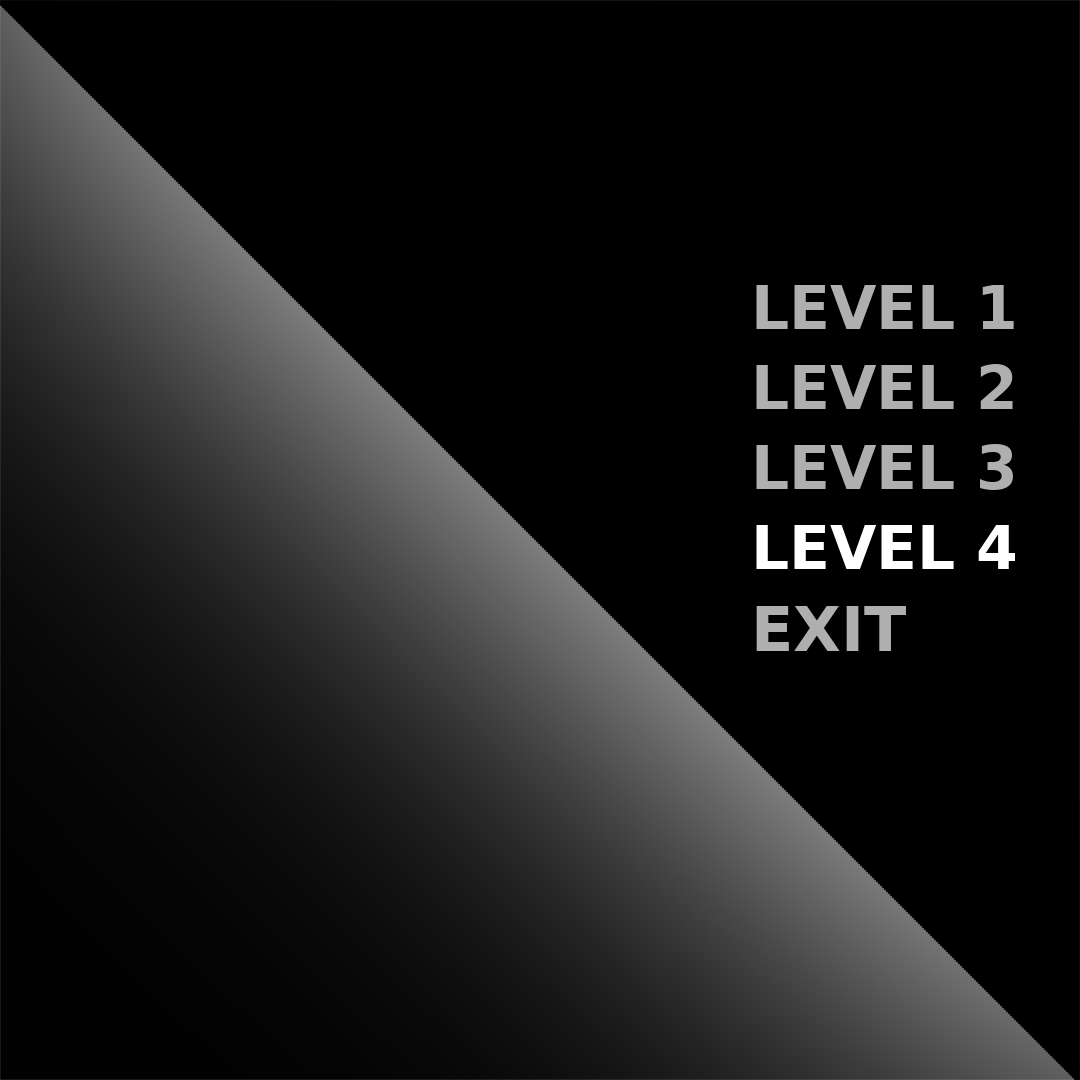
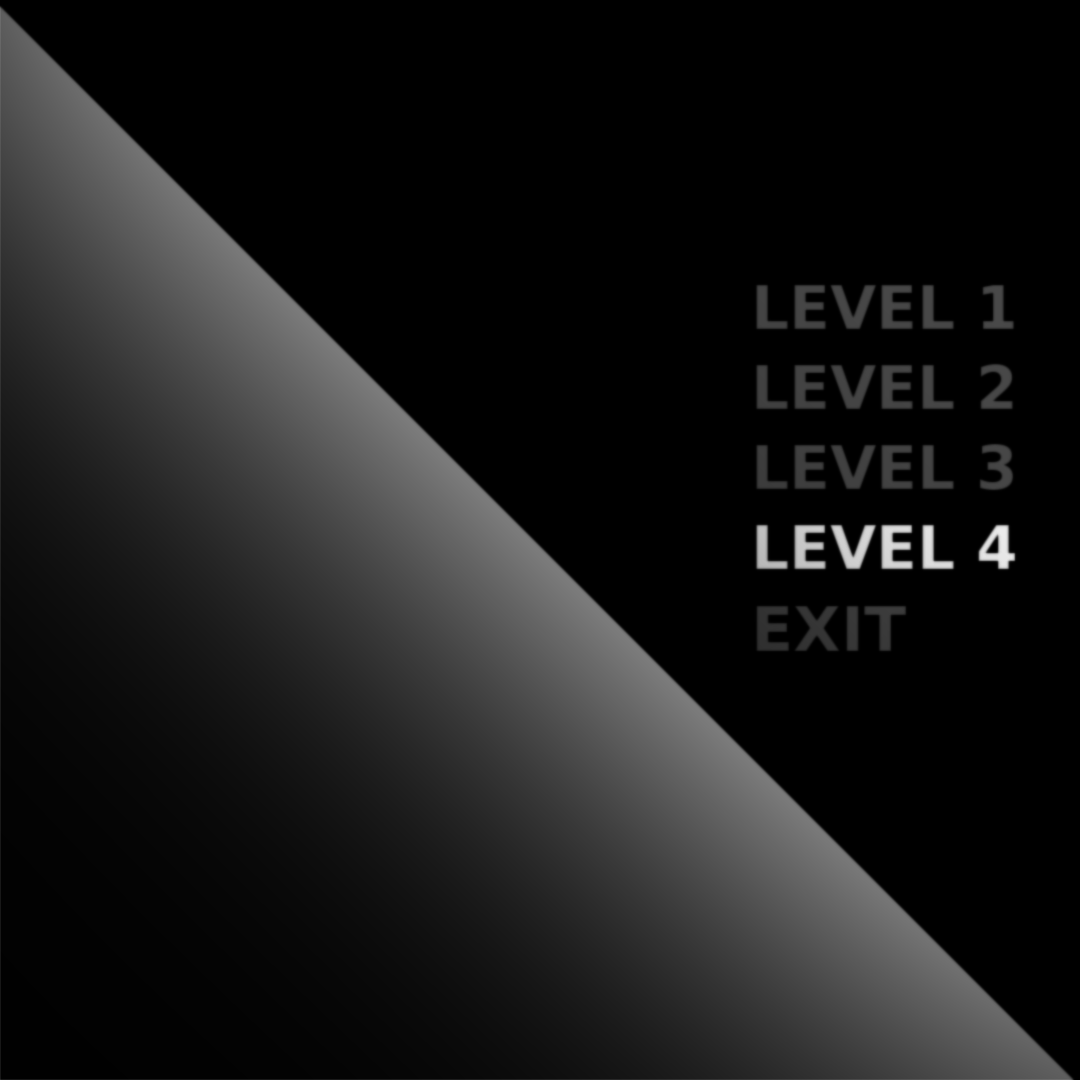
Comparing the layer stacks of the two 1080×1080 images. Changes:
removed layer "LEVEL 1" over box(756, 285, 1014, 329)
removed layer "LEVEL 2" over box(756, 364, 1013, 409)
removed layer "LEVEL 3" over box(756, 444, 1013, 490)
removed layer "LEVEL 4" over box(756, 525, 1015, 569)
removed layer "EXIT" over box(756, 606, 906, 651)
"貼上的圖層": blend normal → erase, painted on it, masked it over box(0, 0, 1080, 1080)
painted on "圖層" over box(0, 0, 1080, 1080)
